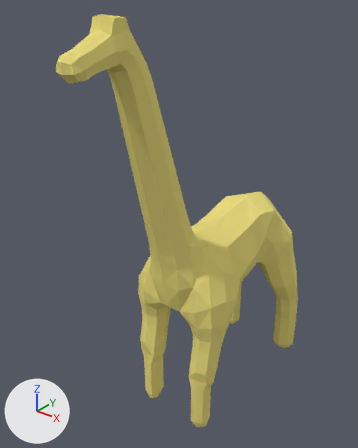
Two versions of the Blender file kirin.blend, one commit apart.
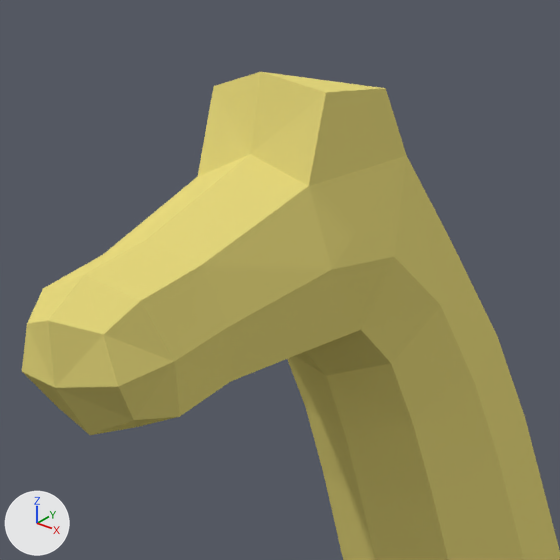
There are two pictures of each version: one whole from a 50 mm lens placed at (4.75, -6.01, 5.65), pointed at (-0.33, 0.34, 1.71), one close up on the part from 14% to 45% of the width and 0% to 24% of the height. Every picture has the same lights, and +X, +Y and +Z are marked at lower left.
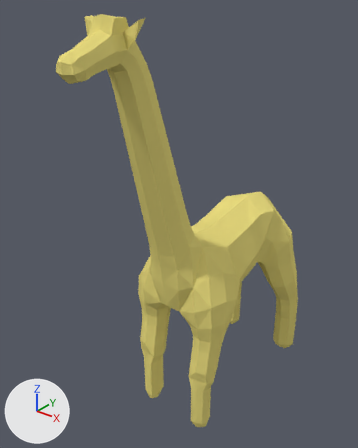
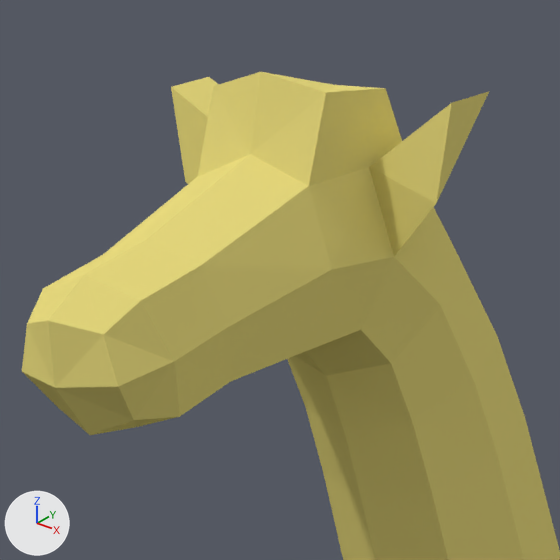
What the commit changed:
me_cube is used by ob_cube; location (0.0, 0.0, 0.0).
me_cube had 321 vertices, 291 faces and spanned x 0.0..1.02, y -2.24..3.23, z -2.26..5.32.
me_cube now has 326 vertices, 296 faces and spans x 0.0..1.02, y -2.24..3.23, z -2.26..5.32.
Part 1, on me_cube:
3 faces are deleted.
5 vertices are added at (0.19, -1.41, 5.28), (0.19, -1.41, 5.11), (0.47, -1.29, 5.28), (0.43, -1.43, 5.05), (0.47, -1.42, 5.26).
8 new faces join them.

Changed parts and their boxes (x1, y1, x2, y2) in the close-ups (560 x 560 px):
part 1 of me_cube, built on: before (264, 72, 407, 269); after (171, 72, 489, 269)
